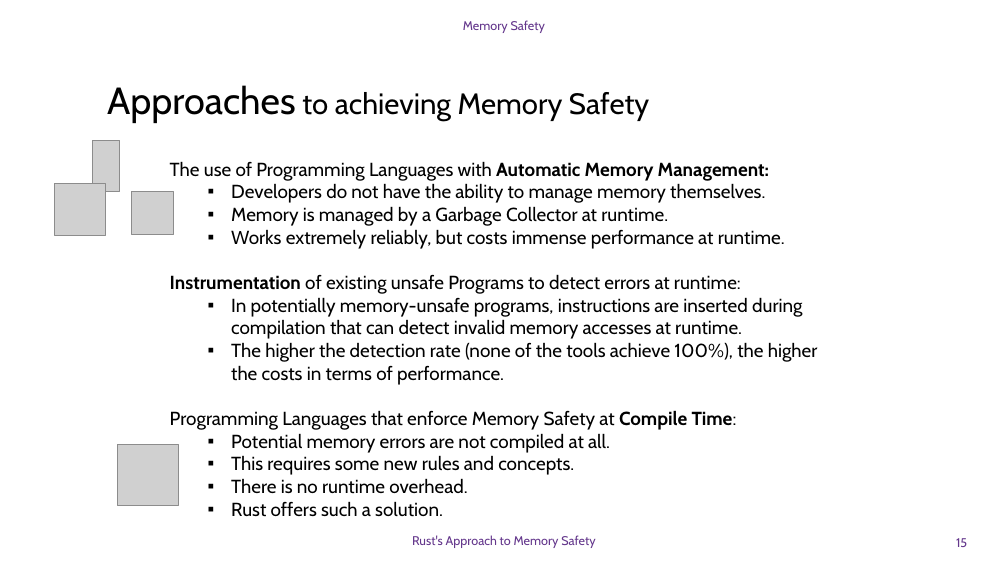
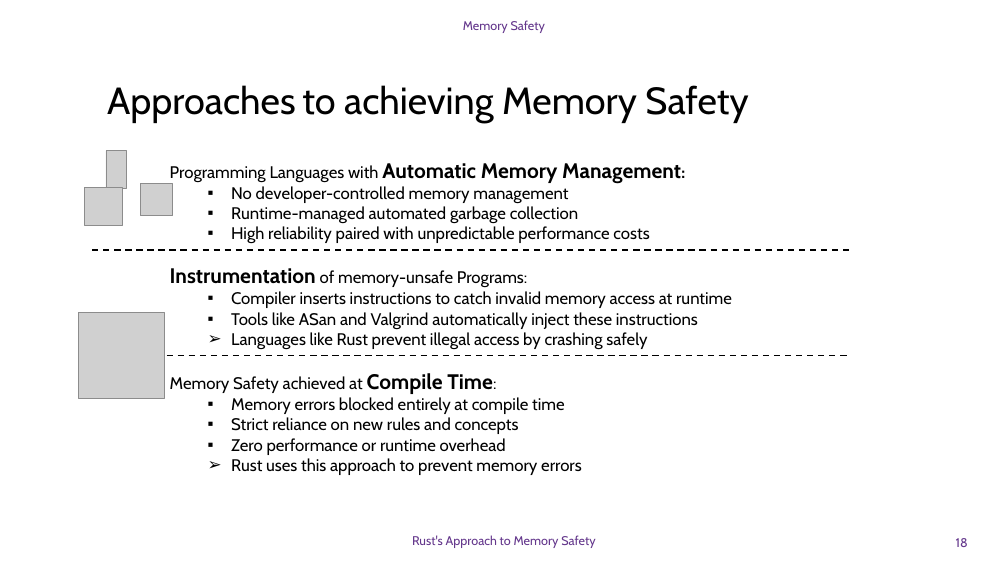
Before and after one commit to DavidGinfo/c-runtime-vs-rust-compiletime, a slide deck: slide 18 of Memory_Safety_Rust.pptx (slide 15 before the commit). Drawn at 1008x567 pixels with LibreOffice and Linux fonts; fonts in the diff are those of the drawing; grey boxes stand for pictures; background and template pictures are left out. Boxes give left, top, right and bottom in pixels: in the first picture for what was removed or moved away, otherwise in the second. Text is boxed around its words. In the diff, an @@ line names an element or a change of style, - is before the commit and + after.

Commit message:
Add completed ppt presentation

```diff
--- a/Memory_Safety_Rust.pptx
+++ b/Memory_Safety_Rust.pptx
@@ text "Approaches to achieving Memory Safety" at (107,85,748,123): size 28 to 36 pt in "to achieving Memory Safety" @@
@@ picture: place and size @@
-picture at (92,140,119,191)
+picture at (106,150,126,188)
@@ text at (170,163,732,475): text changed; size 18 to 16 pt @@
-The use of Programming Languages with Automatic Memory Management:
-  ▪ Developers do not have the ability to manage memory themselves.
-  ▪ Memory is managed by a Garbage Collector at runtime.
-  ▪ Works extremely reliably, but costs immense performance at runtime.
-Instrumentation of existing unsafe Programs to detect errors at runtime:
-  ▪ In potentially memory-unsafe programs, instructions are inserted during compilation that can detect invalid memory accesses at runtime.
-  ▪ The higher the detection rate (none of the tools achieve 100%), the higher the costs in terms of performance.
-Programming Languages that enforce Memory Safety at Compile Time:
-  ▪ Potential memory errors are not compiled at all.
-  ▪ This requires some new rules and concepts.
-  ▪ There is no runtime overhead.
-  ▪ Rust offers such a solution.
+Programming Languages with Automatic Memory Management:
+  ▪ No developer-controlled memory management
+  ▪ Runtime-managed automated garbage collection
+  ▪ High reliability paired with unpredictable performance costs
+Instrumentation of memory-unsafe Programs:
+  ▪ Compiler inserts instructions to catch invalid memory access at runtime
+  ▪ Tools like ASan and Valgrind automatically inject these instructions
+  ➢ Languages like Rust prevent illegal access by crashing safely
+Memory Safety achieved at Compile Time:
+  ▪ Memory errors blocked entirely at compile time
+  ▪ Strict reliance on new rules and concepts
+  ▪ Zero performance or runtime overhead
+  ➢ Rust uses this approach to prevent memory errors
@@ picture: place and size @@
-picture at (54,184,106,235)
+picture at (84,188,122,225)
@@ picture: place and size @@
-picture at (131,191,173,234)
+picture at (141,184,173,216)
@@ line added from (92, 250) to (850, 250), #000000 1.5 pt dashed @@
@@ picture: place and size @@
-picture at (117,445,178,506)
+picture at (79,312,165,399)
@@ line added from (166, 355) to (850, 355), #000000 1.5 pt dashed @@
@@ page number at (956,538,968,547): text changed @@
-15
+18
```
Also in this commit, not shown: 13 other slides changed, 15 slides added, 1 slide removed.
